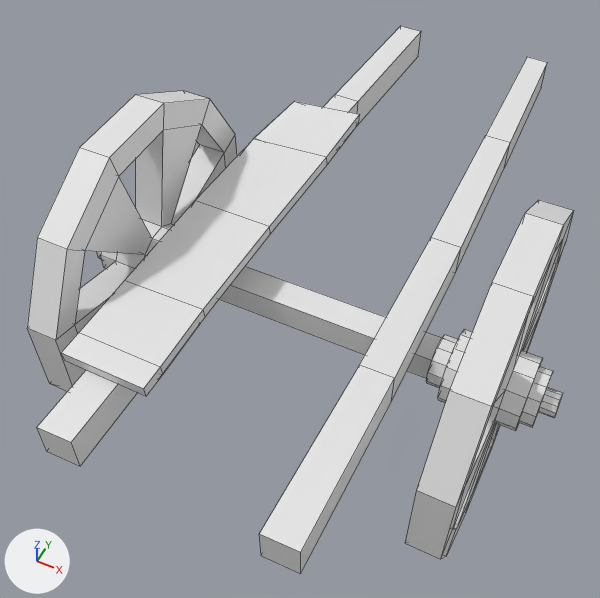
An edit to the Blender file Ash/Blender files/Outside.blend, drawn before and after from the same camera.
Before and after are seen from a 50 mm camera at (1.42, -3.54, 4.64) aimed at (-0.14, -0.42, 0.74). The axes (+X, +Y, +Z) are drawn at lower left. The lights are the same throughout. Mesh edges are drawn as thin lines.

The older version as bpy lines, for what is in view:
```python
me_cube_004 = bpy.data.meshes.new('Cube.004')
me_cube_004.from_pydata(...)  # 20 vertices, 18 faces; spans x -1.03..0.61, y -0.99..1.05, z -1.0..1.0
# before: 0 (-1.03, -0.99, -1.0) at pixel (46, 451), 1 (-1.03, -0.99, 1.0) at pixel (36, 427), 4 (-0.12, -0.99, -1.0) at pixel (80, 466), 5 (-0.12, -0.99, 1.0) at pixel (71, 442), 10 (-0.95, -0.48, -1.0)
# before: 11 (-0.95, -0.48, 1.0), 14 (-0.07, -0.48, -1.0), 19 (-0.07, -0.48, 1.0)
me_cube_006 = bpy.data.meshes.new('Cube.006')
me_cube_006.from_pydata(...)  # 20 vertices, 18 faces; spans x -1.23..-0.15, y -0.99..1.05, z -1.0..1.0
# before: 0 (-1.1, -0.99, -1.0) at pixel (261, 555), 1 (-1.1, -0.99, 1.0) at pixel (259, 533), 4 (-0.19, -0.99, -1.0) at pixel (300, 573), 5 (-0.19, -0.99, 1.0) at pixel (300, 552), 10 (-1.02, -0.48, -1.0)
# before: 11 (-1.02, -0.48, 1.0) at pixel (359, 364), 14 (-0.15, -0.48, -1.0) at pixel (391, 402), 19 (-0.15, -0.48, 1.0) at pixel (394, 377)
me_cube_013 = bpy.data.meshes.new('Cube.013')
me_cube_013.from_pydata(...)  # 32 vertices, 22 faces, 4 loose edges; spans x -1.14..-0.44, y -1.09..1.42, z -0.16..0.17
me_cylinder_005 = bpy.data.meshes.new('Cylinder.005')
me_cylinder_005.from_pydata(...)  # 168 vertices, 178 faces; spans x -1.0..1.0, y -1.0..1.0, z -3.42..3.92
ob_cube = bpy.data.objects.new('Cube', me_cube_004)
ob_cube.location = (-0.465, -0.104, 1.151)
ob_cube.scale = (0.219, 2.05, 0.108)
ob_cube_001 = bpy.data.objects.new('Cube.001', me_cube_006)
ob_cube_001.location = (0.764, -0.104, 1.151)
ob_cube_001.scale = (0.219, 2.05, 0.108)
ob_cube_003 = bpy.data.objects.new('Cube.003', me_cube_013)
ob_cube_003.location = (0.037, -0.651, 1.275)
ob_cube_003.rotation_euler = (0.102, 0.0, 0.0)  # degrees (5.8, 0, 0)
ob_cube_003.scale = (0.748, 1.0, 1.0)
ob_cylinder = bpy.data.objects.new('Cylinder', me_cylinder_005)
ob_cylinder.location = (1.151, -0.666, 0.972)
ob_cylinder.rotation_euler = (-1.571, 1.292, -1.571)  # degrees (-90, 74, -90)
ob_cylinder.scale = (1.0, 1.0, 0.094)
# also in view: 'Cube.002' at (0.04, -0.66, 0.96); 'Cylinder.001' at (-1.09, -0.67, 0.97)
```
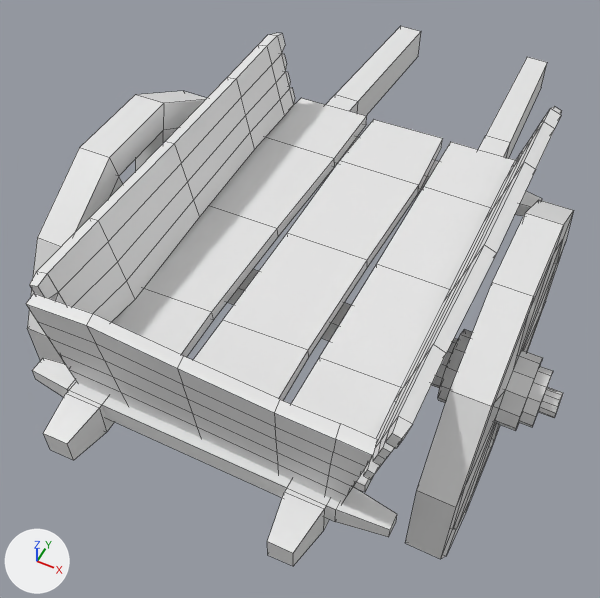
What differs and where, as boxes [x1, y1, x2, y2] in the pictures (600 x 598 px; the box of a moved part takes in the faces that stretch with it):
'Cube.003', reshaped, moved, turned
    before: [61, 101, 360, 396]
    after: [112, 98, 367, 357]
'Cube.005', added
    after: [193, 119, 443, 401]
'Cube.009', added
    after: [30, 33, 295, 322]
'Cube.004', added
    after: [291, 142, 516, 492]
'Cube.010', added
    after: [26, 294, 377, 504]
'Cube.001', reshaped
    before: [259, 57, 547, 573]
    after: [267, 57, 547, 566]
'Cube.008', added
    after: [363, 107, 562, 479]
'Cube', reshaped
    before: [37, 26, 421, 466]
    after: [43, 26, 421, 460]
'Cube.007', added
    after: [32, 358, 397, 537]
'Cube.006', added
    after: [339, 137, 542, 216]
part 1 of me_cube_004, built on
    before: [37, 370, 138, 466]
    after: [43, 390, 114, 460]
part 2 of me_cube_006, built on
    before: [259, 365, 395, 573]
    after: [267, 488, 329, 566]
part 3 of me_cube_013, deleted
    before: [61, 353, 146, 396]
part 4 of me_cube_013, moved or reshaped
    before: [61, 101, 360, 396]
    after: [112, 98, 367, 357]
'Cylinder.001', unchanged, covered by the edit
    before: [27, 91, 237, 392]
    after: [27, 91, 207, 364]
'Cube.002', unchanged, covered by the edit
    before: [220, 266, 442, 378]
    after: [228, 269, 351, 341]

Patch to the scene script:
```diff
--- a/Ash/Blender files/Outside.blend.py
+++ b/Ash/Blender files/Outside.blend.py
@@ me_cube_004 @@
 me_cube_004.from_pydata(...)  # 20 vertices, 18 faces; spans x -1.03..0.61, y -0.99..1.05, z -1.0..1.0
 # used by ob_cube; location = (-0.465, -0.104, 1.151); scale = (0.219, 2.05, 0.108)
 # verts and faces of me_cube_004; kept vertices keep their numbers, new ones are numbered from 20
+# me_cube_004 part 1
+delete_faces([(4, 14, 19, 5), (0, 10, 14, 4), (1, 5, 19, 11), (0, 1, 11, 10)])
+verts[0] = (-0.89, -0.99, -0.7)  # moved, pixel (50, 449)
+verts[1] = (-0.89, -0.99, 0.7)  # moved, pixel (43, 433)
+verts[4] = (-0.26, -0.99, -0.7)  # moved, pixel (73, 460)
+verts[5] = (-0.26, -0.99, 0.7)  # moved, pixel (67, 443)
+verts[20] = (-1.01, -0.88, -1.0)
+verts[21] = (-0.11, -0.88, 1.0)  # pixel (99, 408)
+verts[22] = (-1.01, -0.88, 1.0)  # pixel (65, 393)
+verts[23] = (-0.11, -0.88, -1.0)  # pixel (106, 432)
+faces += [(4, 23, 21, 5), (0, 20, 23, 4), (1, 5, 21, 22), (10, 20, 22, 11), (0, 1, 22, 20), (11, 22, 21, 19)]
+faces += [(10, 14, 23, 20), (14, 19, 21, 23)]
@@ me_cube_006 @@
 me_cube_006.from_pydata(...)  # 20 vertices, 18 faces; spans x -1.23..-0.15, y -0.99..1.05, z -1.0..1.0
 # used by ob_cube_001; location = (0.764, -0.104, 1.151); scale = (0.219, 2.05, 0.108)
 # verts and faces of me_cube_006; kept vertices keep their numbers, new ones are numbered from 20
+# me_cube_006 part 2
+delete_faces([(4, 14, 19, 5), (0, 10, 14, 4), (1, 5, 19, 11), (0, 1, 11, 10)])
+verts[0] = (-0.93, -0.99, -0.63)  # moved, pixel (267, 555)
+verts[1] = (-0.93, -0.99, 0.63)  # moved, pixel (267, 541)
+verts[4] = (-0.36, -0.99, -0.63)  # moved, pixel (293, 566)
+verts[5] = (-0.36, -0.99, 0.63)  # moved, pixel (293, 553)
+verts[20] = (-1.08, -0.88, -1.0)
+verts[21] = (-0.18, -0.88, 1.0)  # pixel (324, 509)
+verts[22] = (-1.08, -0.88, 1.0)  # pixel (284, 492)
+verts[23] = (-0.18, -0.88, -1.0)  # pixel (323, 531)
+faces += [(4, 23, 21, 5), (0, 20, 23, 4), (1, 5, 21, 22), (10, 20, 22, 11), (0, 1, 22, 20), (11, 22, 21, 19)]
+faces += [(10, 14, 23, 20), (14, 19, 21, 23)]
@@ me_cube_013 @@
 # used by ob_cube_003; location = (0.037, -0.651, 1.275); rotation_euler = (0.102, 0.0, 0.0), in degrees (5.8, 0, 0); scale = (0.748, 1.0, 1.0)
-me_cube_013.from_pydata(...)  # 32 vertices, 22 faces, 4 loose edges; spans x -1.14..-0.44, y -1.09..1.42, z -0.16..0.17
+me_cube_013.from_pydata(...)  # 24 vertices, 22 faces; spans x -0.34..0.36, y -1.26..1.25, z -0.17..0.17
+# me_cube_013 part 3: the loose piece of 4 vertices spanning x -1.14..-0.48, y -1.09, z 0.1..0.17 is deleted
+# me_cube_013 part 4: 28 vertices removed from x -1.14..-0.44, y -1.09..1.42, z -0.16..0.17; 24 vertices added at x -0.34..0.36, y -1.26..1.25, z -0.17..0.17
@@ ob_cube_003 @@
 ob_cube_003 = bpy.data.objects.new('Cube.003', me_cube_013)
-ob_cube_003.location = (0.037, -0.651, 1.275)
-ob_cube_003.rotation_euler = (0.102, 0.0, 0.0)  # degrees (5.8, 0, 0)
+ob_cube_003.location = (-0.507, -0.49, 1.298)
+ob_cube_003.rotation_euler = (0.102, -0.0143, 0.0)  # degrees (5.8, -0.8, 0)
 ob_cube_003.scale = (0.748, 1.0, 1.0)
@@ ob_cube_008 @@
+ob_cube_008 = bpy.data.objects.new('Cube.008', me_cube_025)  # 90 vertices, 88 faces; spans x -0.34..0.37, y -1.33..1.26, z -0.16..0.17
+ob_cube_008.location = (0.892, -0.561, 1.586)
+ob_cube_008.rotation_euler = (0.102, 1.279, 3.142)  # degrees (5.8, 73, 180)
+ob_cube_008.scale = (0.748, 0.945, 0.999)
@@ ob_cube_010 @@
+ob_cube_010 = bpy.data.objects.new('Cube.010', me_cube_024)  # 72 vertices, 70 faces; spans x -0.34..0.48, y -1.3..1.36, z -0.19..0.16
+ob_cube_010.location = (0.067, -1.824, 1.498)
+ob_cube_010.rotation_euler = (3.243, 4.807, 4.757)  # degrees (186, 275, 273)
+ob_cube_010.scale = (0.748, 0.64, 0.995)
@@ ob_cube_009 @@
+ob_cube_009 = bpy.data.objects.new('Cube.009', me_cube_025.copy())
+ob_cube_009.location = (-0.795, -0.561, 1.586)
+ob_cube_009.rotation_euler = (0.102, 1.794, 3.142)  # degrees (5.8, 103, 180)
+ob_cube_009.scale = (0.748, 0.945, 0.999)
@@ ob_cube_007 @@
+ob_cube_007 = bpy.data.objects.new('Cube.007', me_cube_019)  # 16 vertices, 14 faces; spans x -9.3..9.3, y -1.0..1.0, z -0.7..0.7
+ob_cube_007.location = (0.04, -1.814, 1.2)
+ob_cube_007.scale = (0.106, 0.0701, 0.0862)
@@ ob_cube_006 @@
+ob_cube_006 = bpy.data.objects.new('Cube.006', me_cube_019.copy())
+ob_cube_006.location = (0.04, 0.535, 1.2)
+ob_cube_006.scale = (0.106, 0.0862, 0.0862)
@@ ob_cube_005 @@
+ob_cube_005 = bpy.data.objects.new('Cube.005', me_cube_017)  # 24 vertices, 22 faces; spans x -0.34..0.36, y -1.26..1.25, z -0.17..0.17
+ob_cube_005.location = (0.054, -0.49, 1.298)
+ob_cube_005.rotation_euler = (0.102, -0.0151, 0.0)  # degrees (5.8, -0.9, 0)
+ob_cube_005.scale = (0.748, 1.0, 1.0)
@@ ob_cube_004 @@
+ob_cube_004 = bpy.data.objects.new('Cube.004', me_cube_015)  # 24 vertices, 22 faces; spans x -0.34..0.37, y -1.26..1.25, z -0.17..0.17
+ob_cube_004.location = (0.61, -0.49, 1.298)
+ob_cube_004.rotation_euler = (0.102, -0.0164, 0.0)  # degrees (5.8, -0.9, 0)
+ob_cube_004.scale = (0.748, 1.0, 1.0)
```
